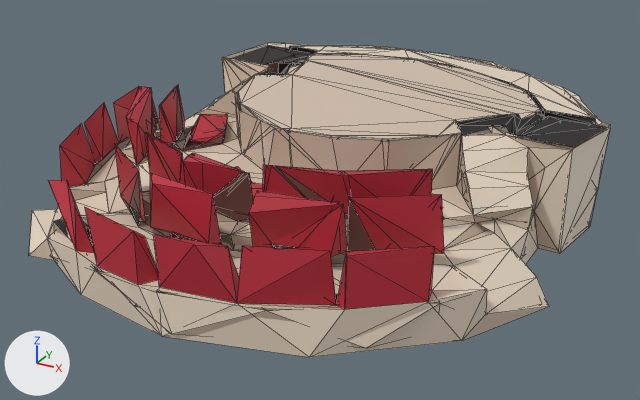
One commit to the glTF model docs/univers/archipeo/monuments/modeles/4e-monument-amphitheatre/etape-1.glb: the scene before it, then after it.
Camera for both pictures: a camera (50 mm lens) standing at (0.769, -1.355, 0.703) and looking at (0.037, -0.024, 0.038). The axes (+X, +Y, +Z) are drawn at lower left. The lights are the same throughout. The older version comes first. Mesh edges are drawn as thin lines. Vertices at exactly the same position are counted once.

In view in the first picture: 'reduit'.
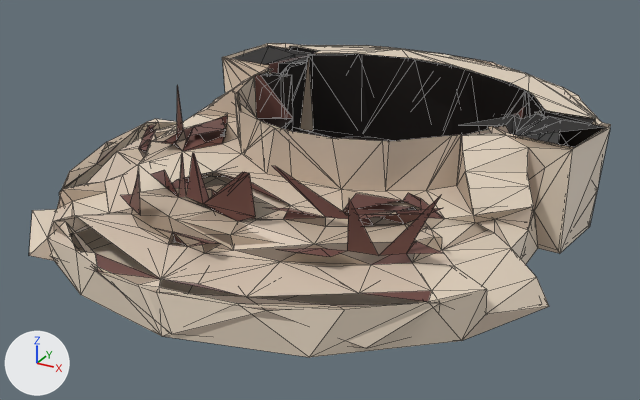
Edits to the bpy script that builds the scene:
```text
Change me_reduit:
    used by ob_reduit; location = (0.0, 0.0, 0.0)
    remove me_reduit.from_pydata(...)  # 1097 vertices, 2136 faces; spans x -0.469..0.506, y -0.495..0.491, z 0.0..0.204
    add me_reduit.from_pydata(...)  # 822 vertices, 1267 faces; spans x -0.466..0.506, y -0.495..0.491, z 0.0..0.204
    me_reduit part 1: 261 vertices removed from x -0.469..0.405, y -0.489..0.098, z 0.011..0.204
    other edits to the shape of me_reduit do not show in these pictures
```

Boxes (x1, y1, x2, y2) around the edits, measured in the pictures (640 x 400 px):
part 1 of me_reduit, deleted (red): before (48, 75, 515, 309)
